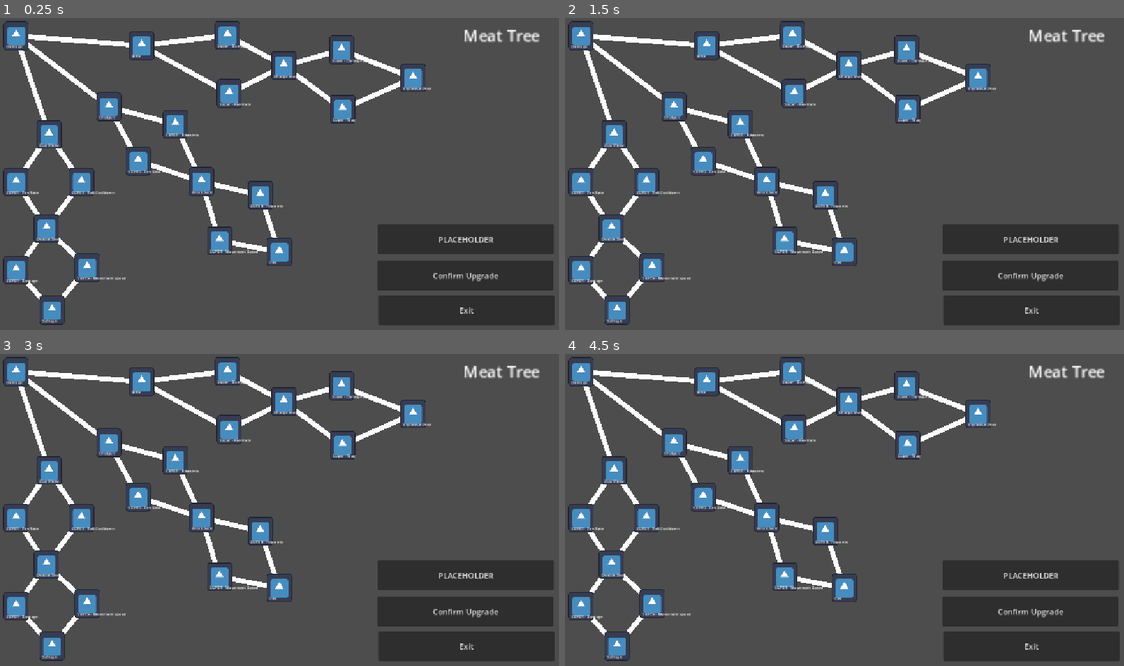
Above: before the commit, frames 1-4 (two rows, left to right).
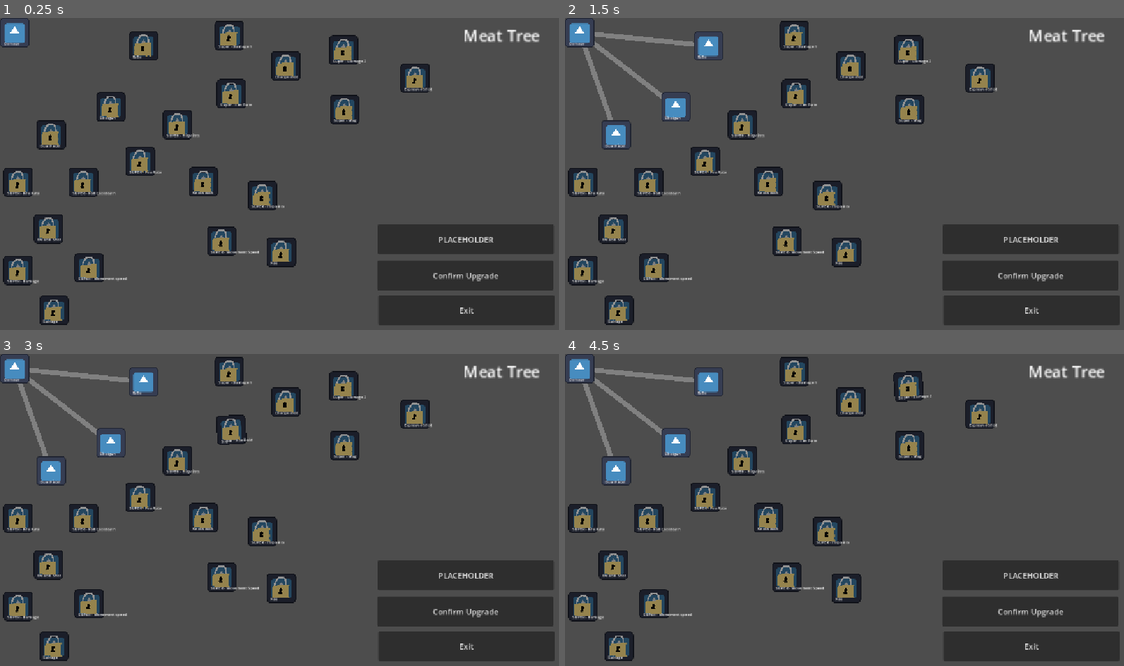
Above: after the commit, the same moments.

Repository: gmuGADIG/DEADSHOT
Game: Godot game, scene res://menu/skill_tree/skill_tree.tscn
Same seed, same stepped clock (60 frames per second), same inputs: the game is played once before the commit and once after it. This scene is started directly instead of the project's main scene. The engine's default icon, where the game draws it, is replaced by a stand-in: a white triangle on a blue panel in a dark square.
Inputs (mouse positions are in pixels of both pictures, inside the frame that each line leads up to):
- Up to frame 1 (0.25 s): no input
- Up to frame 2 (1.5 s): click "Rifle" at 0.5 s; click (581, 33) at 1.25 s, where only the run after the commit has a clickable "Damage"
- Up to frame 3 (3 s): click "Super - Damage 1" at 2 s; click "Super - Fire Rate" at 2.75 s
- Up to frame 4 (4.5 s): click "Charge shot" at 3.5 s; click "Super - Damage 2" at 4.25 s

The runs differ from the first frame. In frame 1, 12% of the frame differs, in the area x 0-78%, y 0-99%; in frame 2, 12%; in frame 3, 12%; in frame 4, 12%.

Commit message:
Skill tree vfx

Diff:
--- a/menu/skill_tree/skill_button.gd
+++ b/menu/skill_tree/skill_button.gd
@@ -1,5 +1,15 @@
 extends TextureButton
 class_name Skill_Button
+
+signal purchase_made
+
+enum State{
+	UNSET,
+	PURCHASED,
+	AFFORDABLE,
+	UNAFFORDABLE,
+	LOCKED
+}
 
 @export var skillName:String
 @export var description:String
@@ -8,14 +18,89 @@
 @export var dependencies : Array[Skill_Button]
 @export var itemDesc : Resource
 
+var state : State:
+	set(new_val):
+		state = new_val
+
+		match state:
+			State.UNSET:
+				self_modulate = Color(1,0,0)
+			State.PURCHASED:
+				self_modulate = Color(1,1,1)
+				$Skill_Branch.default_color = Color(1,1,1)
+				$Skill_Branch.show()
+				$LockIcon.hide()
+			State.AFFORDABLE:
+				self_modulate = Color(1,1,1)
+				$Skill_Branch.default_color = Color(0.5,0.5,0.5)
+				$Skill_Branch.show()
+				$LockIcon.hide()
+			State.UNAFFORDABLE:
+				self_modulate = Color(0.5,0.5,0.5)
+				$Skill_Branch.default_color = Color(0.5,0.5,0.5)
+				$Skill_Branch.show()
+				$LockIcon.hide()
+			State.LOCKED:
+				self_modulate = Color(0.5,0.5,0.5)
+				$Skill_Branch.hide()
+				$LockIcon.show()
+
 func _ready() -> void:
+	update_purchase_state()
+
 	$Label.text = skillName
 	# Fix this, make sure line goes in correct place
 	for child in dependencies:
 		Skill_Branch.add_point(self.global_position + self.size/2)
 		Skill_Branch.add_point(child.global_position + child.size/2)
 
+func update_purchase_state() -> void:
+	if Player.has_skill():
+		state = State.PURCHASED
+	else:
+		state = State.UNSET
+
+func update_state() -> void:
+	if state == State.PURCHASED:
+		return
+
+	for dependency : Skill_Button in dependencies:
+		if dependency.state != State.PURCHASED:
+			state = State.LOCKED
+			return
+
+	if Global.meat_currency >= meatCost:
+		state = State.AFFORDABLE
+	else:
+		state = State.UNAFFORDABLE
+
 
 func _on_pressed() -> void:
+	match state:
+		State.AFFORDABLE:
+			purchase()
+			indent()
+		State.UNAFFORDABLE, State.LOCKED:
+			shake()
+		State.PURCHASED:
+			indent()
+
+	#if player level or prev skill is acheived, allow it, or deny it
+
+func purchase() -> void:
+	##TODO: GRANT SKILL
 	print(skillName)
-	#if player level or prev skill is acheived, allow it, or deny it
+	Global.meat_currency -= meatCost
+	state = State.PURCHASED
+	purchase_made.emit()
+
+func indent() -> void:
+	var tween : Tween = get_tree().create_tween()
+	tween.tween_property(self,"scale",Vector2(0.9,0.9), 0.07)
+	tween.tween_property(self,"scale",Vector2(1,1), 0.07)
+
+func shake() -> void:
+	var tween : Tween = get_tree().create_tween()
+	tween.tween_property(self,"rotation_degrees",10, 0.07)
+	tween.tween_property(self,"rotation_degrees",-10, 0.07)
+	tween.tween_property(self,"rotation_degrees",0, 0.07)
--- a/menu/skill_tree/skill_button.tscn
+++ b/menu/skill_tree/skill_button.tscn
@@ -1,13 +1,19 @@
-[gd_scene load_steps=3 format=3 uid="uid://7lrs6qjp01ku"]
+[gd_scene load_steps=4 format=3 uid="uid://7lrs6qjp01ku"]
 
 [ext_resource type="Texture2D" uid="uid://bwm425xkr0vcy" path="res://temp_art/icon.svg" id="1_tltrc"]
 [ext_resource type="Script" uid="uid://dnpj3weokw4ps" path="res://menu/skill_tree/skill_button.gd" id="2_k43o4"]
+[ext_resource type="Texture2D" uid="uid://bcudjyrfhmykx" path="res://temp_art/lock.png" id="3_ux1m3"]
 
 [node name="skillButton" type="TextureButton"]
+custom_minimum_size = Vector2(60, 60)
+anchors_preset = -1
+anchor_right = 0.044000003
+anchor_bottom = 0.09
 offset_left = -1.0
 offset_top = 1.0
-offset_right = 51.0
-offset_bottom = 60.0
+offset_right = 8.311996
+offset_bottom = 2.6799965
+pivot_offset = Vector2(30, 30)
 texture_normal = ExtResource("1_tltrc")
 texture_disabled = ExtResource("1_tltrc")
 ignore_texture_size = true
@@ -33,4 +39,14 @@
 top_level = true
 z_index = -1
 
+[node name="LockIcon" type="TextureRect" parent="."]
+layout_mode = 1
+anchors_preset = 15
+anchor_right = 1.0
+anchor_bottom = 1.0
+grow_horizontal = 2
+grow_vertical = 2
+texture = ExtResource("3_ux1m3")
+expand_mode = 1
+
 [connection signal="pressed" from="." to="." method="_on_pressed"]
--- a/menu/skill_tree/skill_tree.gd
+++ b/menu/skill_tree/skill_tree.gd
@@ -1,17 +1,19 @@
 extends Control
 
-func _on_skill_tree_upgrade_pressed() -> void:
-	# Should display info of the upgrade pressed
-	pass;
+@export var skill_buttons : Array[Skill_Button]
 
-func _on_confirm_upgrade_button_pressed() -> void:
-	# Should confirm the upgrade, changes should be reflected in player stats
-	pass;
+func _ready() -> void:
+	for child in $SkillButtons.get_children():
+		if child is Skill_Button:
+			print("child")
+			skill_buttons.append(child)
+			child.update_purchase_state()
+			child.purchase_made.connect(on_purchase_made)
 
-func _on_exit_button_pressed() -> void:
-	# Closes skill tree menu, returns to pause screen
-	pass;
+	##This has to happen after all the purchase states are set
+	for skill_button : Skill_Button in skill_buttons:
+		skill_button.update_state()
 
-func _disable_upgrade_upon_path_selected() -> void:
-	# Once a player selects a weapon path, other weapon paths should be inaccessable
-	pass;
+func on_purchase_made() -> void:
+	for skill_button : Skill_Button in skill_buttons:
+		skill_button.update_state()
--- a/menu/skill_tree/skill_tree.tscn
+++ b/menu/skill_tree/skill_tree.tscn
@@ -48,235 +48,310 @@
 scale = Vector2(2, 2)
 text = "Meat Tree"
 
-[node name="skillButton" parent="." node_paths=PackedStringArray("dependencies") instance=ExtResource("2_3f6vw")]
-layout_mode = 0
-offset_left = 7.0
-offset_top = 7.0
-offset_right = 59.0
-offset_bottom = 66.0
-disabled = true
+[node name="SkillButtons" type="Control" parent="."]
+layout_mode = 1
+anchors_preset = 15
+anchor_right = 1.0
+anchor_bottom = 1.0
+grow_horizontal = 2
+grow_vertical = 2
+
+[node name="Base" parent="SkillButtons" instance=ExtResource("2_3f6vw")]
+layout_mode = 0
+anchors_preset = 0
+anchor_right = 0.0
+anchor_bottom = 0.0
+offset_left = 0.0
+offset_top = 0.0
+offset_right = 60.0
+offset_bottom = 60.0
 skillName = "Damage"
 meatCost = 150
-dependencies = [NodePath("skillButton2"), NodePath("skillButton"), NodePath("skillButton3")]
-
-[node name="skillButton2" parent="skillButton" node_paths=PackedStringArray("dependencies") instance=ExtResource("2_3f6vw")]
-layout_mode = 0
-offset_left = 256.0
-offset_top = 20.0
-offset_right = 308.0
-offset_bottom = 79.0
+
+[node name="R1" parent="SkillButtons" node_paths=PackedStringArray("dependencies") instance=ExtResource("2_3f6vw")]
+layout_mode = 0
+anchors_preset = 0
+anchor_right = 0.0
+anchor_bottom = 0.0
+offset_left = 263.0
+offset_top = 27.0
+offset_right = 315.0
+offset_bottom = 86.0
 skillName = "Rifle"
 meatCost = 250
-dependencies = [NodePath("skillButton4"), NodePath("skillButton5")]
-
-[node name="skillButton4" parent="skillButton/skillButton2" node_paths=PackedStringArray("dependencies") instance=ExtResource("2_3f6vw")]
-layout_mode = 0
-offset_left = 175.0
-offset_top = -21.0
-offset_right = 227.0
-offset_bottom = 38.0
+dependencies = [NodePath("../Base")]
+
+[node name="R2_1" parent="SkillButtons" node_paths=PackedStringArray("dependencies") instance=ExtResource("2_3f6vw")]
+layout_mode = 0
+anchors_preset = 0
+anchor_right = 0.0
+anchor_bottom = 0.0
+offset_left = 438.0
+offset_top = 6.0
+offset_right = 490.0
+offset_bottom = 65.0
 skillName = "Super - Damage 1"
 description = "Fire rate down"
 meatCost = 400
-dependencies = [NodePath("../skillButton5/skillButton")]
-
-[node name="skillButton5" parent="skillButton/skillButton2" node_paths=PackedStringArray("dependencies") instance=ExtResource("2_3f6vw")]
-layout_mode = 0
-offset_left = 179.0
-offset_top = 98.0
-offset_right = 231.0
-offset_bottom = 157.0
+dependencies = [NodePath("../R1")]
+
+[node name="R2_2" parent="SkillButtons" node_paths=PackedStringArray("dependencies") instance=ExtResource("2_3f6vw")]
+layout_mode = 0
+anchors_preset = 0
+anchor_right = 0.0
+anchor_bottom = 0.0
+offset_left = 442.0
+offset_top = 125.0
+offset_right = 494.0
+offset_bottom = 184.0
 skillName = "Super - Fire Rate"
 description = "Damage down"
 meatCost = 400
-dependencies = [NodePath("skillButton")]
-
-[node name="skillButton" parent="skillButton/skillButton2/skillButton5" node_paths=PackedStringArray("dependencies") instance=ExtResource("2_3f6vw")]
-layout_mode = 0
-offset_left = 111.0
-offset_top = -57.0
-offset_right = 163.0
-offset_bottom = 2.0
+dependencies = [NodePath("../R1")]
+
+[node name="R3" parent="SkillButtons" node_paths=PackedStringArray("dependencies") instance=ExtResource("2_3f6vw")]
+layout_mode = 0
+anchors_preset = 0
+anchor_right = 0.0
+anchor_bottom = 0.0
+offset_left = 553.0
+offset_top = 68.0
+offset_right = 605.0
+offset_bottom = 127.0
 skillName = "Charge shot"
 meatCost = 600
-dependencies = [NodePath("skillButton"), NodePath("skillButton2")]
-
-[node name="skillButton" parent="skillButton/skillButton2/skillButton5/skillButton" node_paths=PackedStringArray("dependencies") instance=ExtResource("2_3f6vw")]
-layout_mode = 0
-offset_left = 118.0
-offset_top = -32.0
-offset_right = 170.0
-offset_bottom = 27.0
+dependencies = [NodePath("../R2_1"), NodePath("../R2_2")]
+
+[node name="R4_1" parent="SkillButtons" node_paths=PackedStringArray("dependencies") instance=ExtResource("2_3f6vw")]
+layout_mode = 0
+anchors_preset = 0
+anchor_right = 0.0
+anchor_bottom = 0.0
+offset_left = 671.0
+offset_top = 36.0
+offset_right = 723.0
+offset_bottom = 95.0
 skillName = "Super - Damage 2"
 description = "HP down"
 meatCost = 700
-dependencies = [NodePath("skillButton")]
-
-[node name="skillButton" parent="skillButton/skillButton2/skillButton5/skillButton/skillButton" instance=ExtResource("2_3f6vw")]
-layout_mode = 0
-offset_left = 146.0
-offset_top = 57.0
-offset_right = 198.0
-offset_bottom = 116.0
-skillName = "Explosive Shot"
-meatCost = 700
-
-[node name="skillButton2" parent="skillButton/skillButton2/skillButton5/skillButton" node_paths=PackedStringArray("dependencies") instance=ExtResource("2_3f6vw")]
-layout_mode = 0
-offset_left = 120.0
-offset_top = 89.0
-offset_right = 172.0
-offset_bottom = 148.0
+dependencies = [NodePath("../R3")]
+
+[node name="R4_2" parent="SkillButtons" node_paths=PackedStringArray("dependencies") instance=ExtResource("2_3f6vw")]
+layout_mode = 0
+anchors_preset = 0
+anchor_right = 0.0
+anchor_bottom = 0.0
+offset_left = 673.0
+offset_top = 157.0
+offset_right = 725.0
+offset_bottom = 216.0
 skillName = "Super - Mag"
 description = "Move speed down"
 meatCost = 700
-dependencies = [NodePath("../skillButton/skillButton")]
-
-[node name="skillButton" parent="skillButton" node_paths=PackedStringArray("dependencies") instance=ExtResource("2_3f6vw")]
-layout_mode = 0
-offset_left = 189.0
-offset_top = 145.0
-offset_right = 241.0
-offset_bottom = 204.0
+dependencies = [NodePath("../R3")]
+
+[node name="R5" parent="SkillButtons" node_paths=PackedStringArray("dependencies") instance=ExtResource("2_3f6vw")]
+layout_mode = 0
+anchors_preset = 0
+anchor_right = 0.0
+anchor_bottom = 0.0
+offset_left = 817.0
+offset_top = 93.0
+offset_right = 869.0
+offset_bottom = 152.0
+skillName = "Explosive Shot"
+meatCost = 700
+dependencies = [NodePath("../R4_1"), NodePath("../R4_2")]
+
+[node name="D1" parent="SkillButtons" node_paths=PackedStringArray("dependencies") instance=ExtResource("2_3f6vw")]
+layout_mode = 0
+anchors_preset = 0
+anchor_right = 0.0
+anchor_bottom = 0.0
+offset_left = 196.0
+offset_top = 152.0
+offset_right = 248.0
+offset_bottom = 211.0
 skillName = "Shotgun"
 meatCost = 250
-dependencies = [NodePath("skillButton2"), NodePath("skillButton")]
-
-[node name="skillButton2" parent="skillButton/skillButton" node_paths=PackedStringArray("dependencies") instance=ExtResource("2_3f6vw")]
-layout_mode = 0
-offset_left = 60.0
-offset_top = 111.0
-offset_right = 112.0
-offset_bottom = 170.0
+dependencies = [NodePath("../Base")]
+
+[node name="D2_1" parent="SkillButtons" node_paths=PackedStringArray("dependencies") instance=ExtResource("2_3f6vw")]
+layout_mode = 0
+anchors_preset = 0
+anchor_right = 0.0
+anchor_bottom = 0.0
+offset_left = 256.0
+offset_top = 263.0
+offset_right = 308.0
+offset_bottom = 322.0
 skillName = "SUPER - Fire Rate"
 description = "Increases fire rate, decreases damage"
 meatCost = 400
-dependencies = [NodePath("../skillButton/skillButton")]
-
-[node name="skillButton" parent="skillButton/skillButton" node_paths=PackedStringArray("dependencies") instance=ExtResource("2_3f6vw")]
-layout_mode = 0
-offset_left = 136.0
-offset_top = 36.0
-offset_right = 188.0
-offset_bottom = 95.0
+dependencies = [NodePath("../D1")]
+
+[node name="D2_2" parent="SkillButtons" node_paths=PackedStringArray("dependencies") instance=ExtResource("2_3f6vw")]
+layout_mode = 0
+anchors_preset = 0
+anchor_right = 0.0
+anchor_bottom = 0.0
+offset_left = 332.0
+offset_top = 188.0
+offset_right = 384.0
+offset_bottom = 247.0
 skillName = "SUPER - Hitpoints"
 description = "Increases HP, decreases fire rate"
 meatCost = 400
-dependencies = [NodePath("skillButton")]
-
-[node name="skillButton" parent="skillButton/skillButton/skillButton" node_paths=PackedStringArray("dependencies") instance=ExtResource("2_3f6vw")]
-layout_mode = 0
-offset_left = 53.0
-offset_top = 117.0
-offset_right = 105.0
-offset_bottom = 176.0
+dependencies = [NodePath("../D1")]
+
+[node name="D3" parent="SkillButtons" node_paths=PackedStringArray("dependencies") instance=ExtResource("2_3f6vw")]
+layout_mode = 0
+anchors_preset = 0
+anchor_right = 0.0
+anchor_bottom = 0.0
+offset_left = 385.0
+offset_top = 305.0
+offset_right = 437.0
+offset_bottom = 364.0
 skillName = "Knockback"
 meatCost = 600
-dependencies = [NodePath("skillButton"), NodePath("skillButton2")]
-
-[node name="skillButton" parent="skillButton/skillButton/skillButton/skillButton" node_paths=PackedStringArray("dependencies") instance=ExtResource("2_3f6vw")]
-layout_mode = 0
-offset_left = 120.0
-offset_top = 28.0
-offset_right = 172.0
-offset_bottom = 87.0
+dependencies = [NodePath("../D2_1"), NodePath("../D2_2")]
+
+[node name="D4_1" parent="SkillButtons" node_paths=PackedStringArray("dependencies") instance=ExtResource("2_3f6vw")]
+layout_mode = 0
+anchors_preset = 0
+anchor_right = 0.0
+anchor_bottom = 0.0
+offset_left = 505.0
+offset_top = 333.0
+offset_right = 557.0
+offset_bottom = 392.0
 skillName = "SUPER - Hitpoints"
 description = "Increases HP, decreases magazine size."
 meatCost = 700
-dependencies = [NodePath("skillButton")]
-
-[node name="skillButton" parent="skillButton/skillButton/skillButton/skillButton/skillButton" instance=ExtResource("2_3f6vw")]
-layout_mode = 0
-offset_left = 39.0
-offset_top = 116.0
-offset_right = 91.0
-offset_bottom = 175.0
-skillName = "Fire"
-meatCost = 700
-
-[node name="skillButton2" parent="skillButton/skillButton/skillButton/skillButton" node_paths=PackedStringArray("dependencies") instance=ExtResource("2_3f6vw")]
-layout_mode = 0
-offset_left = 37.0
-offset_top = 121.0
-offset_right = 89.0
-offset_bottom = 180.0
+dependencies = [NodePath("../D3")]
+
+[node name="D4_2" parent="SkillButtons" node_paths=PackedStringArray("dependencies") instance=ExtResource("2_3f6vw")]
+layout_mode = 0
+anchors_preset = 0
+anchor_right = 0.0
+anchor_bottom = 0.0
+offset_left = 422.0
+offset_top = 426.0
+offset_right = 474.0
+offset_bottom = 485.0
 skillName = "SUPER - Movement Speed"
 description = "Increases movement speed, decreases fire rate"
 meatCost = 700
-dependencies = [NodePath("../skillButton/skillButton")]
-
-[node name="skillButton3" parent="skillButton" node_paths=PackedStringArray("dependencies") instance=ExtResource("2_3f6vw")]
-layout_mode = 0
-offset_left = 67.0
-offset_top = 202.0
-offset_right = 119.0
-offset_bottom = 261.0
+dependencies = [NodePath("../D3")]
+
+[node name="D5" parent="SkillButtons" node_paths=PackedStringArray("dependencies") instance=ExtResource("2_3f6vw")]
+layout_mode = 0
+anchors_preset = 0
+anchor_right = 0.0
+anchor_bottom = 0.0
+offset_left = 544.0
+offset_top = 449.0
+offset_right = 596.0
+offset_bottom = 508.0
+skillName = "Fire"
+meatCost = 700
+dependencies = [NodePath("../D4_1"), NodePath("../D4_2")]
+
+[node name="B1" parent="SkillButtons" node_paths=PackedStringArray("dependencies") instance=ExtResource("2_3f6vw")]
+layout_mode = 0
+anchors_preset = 0
+anchor_right = 0.0
+anchor_bottom = 0.0
+offset_left = 74.0
+offset_top = 209.0
+offset_right = 126.0
+offset_bottom = 268.0
 skillName = "Dual Pistol"
 meatCost = 250
-dependencies = [NodePath("skillButton4"), NodePath("skillButton")]
-
-[node name="skillButton4" parent="skillButton/skillButton3" node_paths=PackedStringArray("dependencies") instance=ExtResource("2_3f6vw")]
-layout_mode = 0
-offset_left = -67.0
-offset_top = 97.0
-offset_right = -15.0
-offset_bottom = 156.0
+dependencies = [NodePath("../Base")]
+
+[node name="B2_1" parent="SkillButtons" node_paths=PackedStringArray("dependencies") instance=ExtResource("2_3f6vw")]
+layout_mode = 0
+anchors_preset = 0
+anchor_right = 0.0
+anchor_bottom = 0.0
+offset_left = 7.0
+offset_top = 306.0
+offset_right = 59.0
+offset_bottom = 365.0
 skillName = "SUPER - Fire Rate"
 description = "Increases fire rate, decreases magazine size."
 meatCost = 400
-dependencies = [NodePath("../skillButton/skillButton2")]
-
-[node name="skillButton" parent="skillButton/skillButton3" node_paths=PackedStringArray("dependencies") instance=ExtResource("2_3f6vw")]
-layout_mode = 0
-offset_left = 66.0
-offset_top = 97.0
-offset_right = 118.0
-offset_bottom = 156.0
+dependencies = [NodePath("../B1")]
+
+[node name="B2_2" parent="SkillButtons" node_paths=PackedStringArray("dependencies") instance=ExtResource("2_3f6vw")]
+layout_mode = 0
+anchors_preset = 0
+anchor_right = 0.0
+anchor_bottom = 0.0
+offset_left = 140.0
+offset_top = 306.0
+offset_right = 192.0
+offset_bottom = 365.0
 skillName = "SUPER - Roll Cooldown"
 description = "Decreases roll cooldown, decreases health."
 meatCost = 400
-dependencies = [NodePath("skillButton2")]
-
-[node name="skillButton2" parent="skillButton/skillButton3/skillButton" node_paths=PackedStringArray("dependencies") instance=ExtResource("2_3f6vw")]
-layout_mode = 0
-offset_left = -71.0
-offset_top = 95.0
-offset_right = -19.0
-offset_bottom = 154.0
+dependencies = [NodePath("../B1")]
+
+[node name="B3" parent="SkillButtons" node_paths=PackedStringArray("dependencies") instance=ExtResource("2_3f6vw")]
+layout_mode = 0
+anchors_preset = 0
+anchor_right = 0.0
+anchor_bottom = 0.0
+offset_left = 69.0
+offset_top = 401.0
+offset_right = 121.0
+offset_bottom = 460.0
 skillName = "Double Shot"
 meatCost = 600
-dependencies = [NodePath("skillButton"), NodePath("skillButton2")]
-
-[node name="skillButton" parent="skillButton/skillButton3/skillButton/skillButton2" node_paths=PackedStringArray("dependencies") instance=ExtResource("2_3f6vw")]
-layout_mode = 0
-offset_left = -62.0
-offset_top = 85.0
-offset_right = -10.0
-offset_bottom = 144.0
+dependencies = [NodePath("../B2_1"), NodePath("../B2_2")]
+
+[node name="B4_1" parent="SkillButtons" node_paths=PackedStringArray("dependencies") instance=ExtResource("2_3f6vw")]
+layout_mode = 0
+anchors_preset = 0
+anchor_right = 0.0
+anchor_bottom = 0.0
+offset_left = 7.0
+offset_top = 486.0
+offset_right = 59.0
+offset_bottom = 545.0
 skillName = "SUPER - Damage"
 description = "Increases damage, increases roll cooldown."
 meatCost = 700
-dependencies = [NodePath("../skillButton2/skillButton")]
-
-[node name="skillButton2" parent="skillButton/skillButton3/skillButton/skillButton2" node_paths=PackedStringArray("dependencies") instance=ExtResource("2_3f6vw")]
-layout_mode = 0
-offset_left = 83.0
-offset_top = 80.0
-offset_right = 135.0
-offset_bottom = 139.0
+dependencies = [NodePath("../B3")]
+
+[node name="B4_2" parent="SkillButtons" node_paths=PackedStringArray("dependencies") instance=ExtResource("2_3f6vw")]
+layout_mode = 0
+anchors_preset = 0
+anchor_right = 0.0
+anchor_bottom = 0.0
+offset_left = 152.0
+offset_top = 481.0
+offset_right = 204.0
+offset_bottom = 540.0
 skillName = "SUPER - Movement speed"
 description = "Increases movement speed, decreases fire rate"
 meatCost = 700
-dependencies = [NodePath("skillButton")]
-
-[node name="skillButton" parent="skillButton/skillButton3/skillButton/skillButton2/skillButton2" instance=ExtResource("2_3f6vw")]
-layout_mode = 0
-offset_left = -72.0
-offset_top = 87.0
-offset_right = -20.0
-offset_bottom = 146.0
+dependencies = [NodePath("../B3")]
+
+[node name="B5" parent="SkillButtons" node_paths=PackedStringArray("dependencies") instance=ExtResource("2_3f6vw")]
+layout_mode = 0
+anchors_preset = 0
+anchor_right = 0.0
+anchor_bottom = 0.0
+offset_left = 80.0
+offset_top = 568.0
+offset_right = 132.0
+offset_bottom = 627.0
 skillName = "Salvage"
 meatCost = 700
+dependencies = [NodePath("../B4_1"), NodePath("../B4_2")]
 
 [connection signal="pressed" from="Button" to="." method="_on_load_save_button_pressed"]
 [connection signal="pressed" from="PurchaseButton" to="." method="_on_options_button_pressed"]
--- a/systems/globals.gd
+++ b/systems/globals.gd
@@ -1,3 +1,3 @@
 extends Node
 
-var meat_currency:int = 0
+var meat_currency:int = 1000
--- a/world/player/player.gd
+++ b/world/player/player.gd
@@ -116,3 +116,6 @@
 	is_in_combat = false
 	stamina = 3.0
 	$Hud.fade_stamina_out()
+
+static func has_skill() -> bool:
+	return false
Binary file added: temp_art/lock.png
Not shown, added: temp_art/lock.png.import
